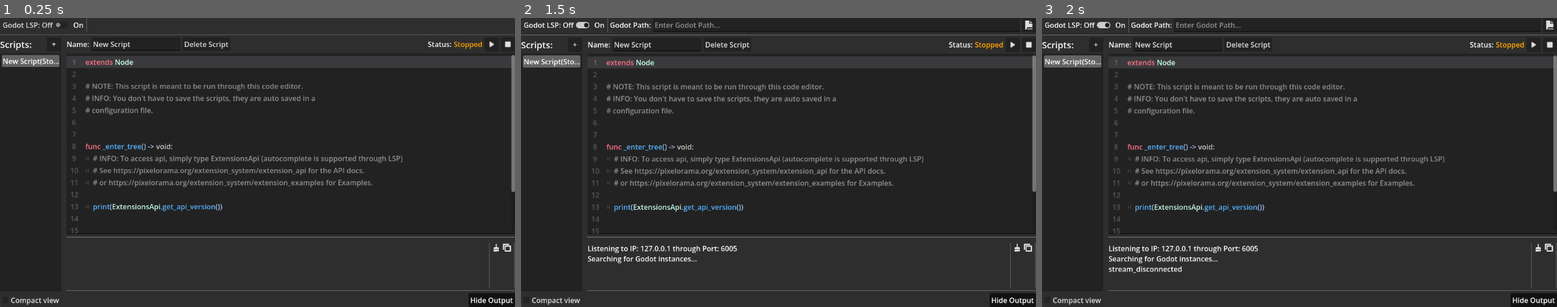
Above: before the commit, frames 1-3 (left to right).
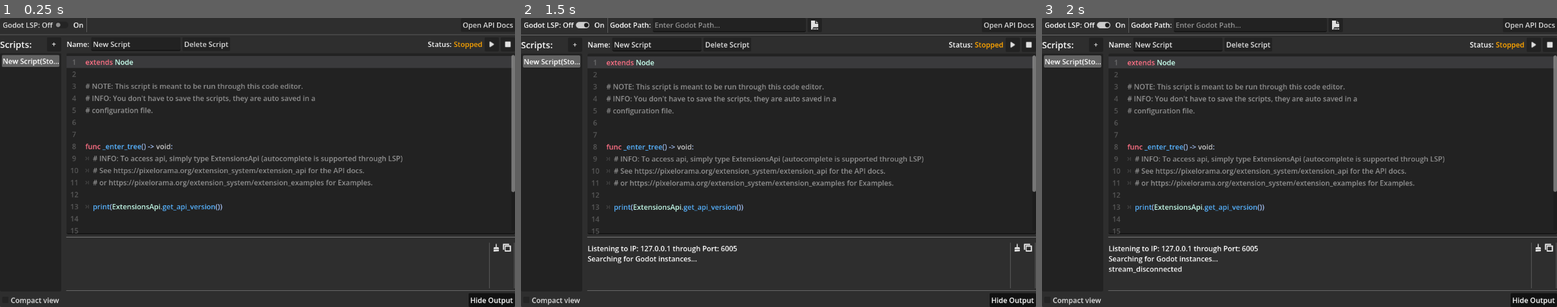
Above: after the commit, the same moments.

Repository: Variable-Interactive/Pixelorame-Ceramic
Game: Godot game, scene res://src/Extensions/Ceramic/CeramicEditor/Ceramic.tscn
Two runs of this game, one before a commit and one after it. Both use one fixed random seed, a clock stepped at 60 frames per second and the inputs below.
Inputs (mouse positions are in pixels of both pictures, inside the frame that each line leads up to):
- Up to frame 1 (0.25 s): no input
- Up to frame 2 (1.5 s): click (1010, 23) at 0.5 s, where only the run after the commit has a clickable "Open API Docs"; click "Godot LSP: Off" at 1.25 s
- Up to frame 3 (2 s): no input

The runs differ from the first frame. In frame 1, less than 0.1% of the frame differs, in the area x 89-100%, y 1-5%; in frame 2, 0.2%, in the area x 55-100%, y 0-5%; in frame 3, 0.2%.

Commit message:
Add a button to link to the docs

Diff:
--- a/src/Extensions/Ceramic/CeramicEditor/Ceramic.gd
+++ b/src/Extensions/Ceramic/CeramicEditor/Ceramic.gd
@@ -601,3 +601,7 @@
 func _on_compact_mode_toggled(toggled_on: bool) -> void:
 	for nodes: Control in get_tree().get_nodes_in_group("HideInCompact"):
 		nodes.visible = not toggled_on
+
+
+func _on_api_help_pressed() -> void:
+	OS.shell_open("https://pixelorama.org/extension_system/extension_api")
--- a/src/Extensions/Ceramic/CeramicEditor/Ceramic.tscn
+++ b/src/Extensions/Ceramic/CeramicEditor/Ceramic.tscn
@@ -69,6 +69,11 @@
 expand_mode = 1
 stretch_mode = 5
 
+[node name="APIHelp" type="Button" parent="VBoxContainer/GodotBar" unique_id=189559236]
+layout_mode = 2
+size_flags_horizontal = 10
+text = "Open API Docs"
+
 [node name="HSeparator" type="HSeparator" parent="VBoxContainer" unique_id=1132037077 groups=["HideInCompact"]]
 layout_mode = 2
 
@@ -290,6 +295,7 @@
 [connection signal="toggled" from="VBoxContainer/GodotBar/LSPEnabled" to="." method="_on_lsp_enabled_toggled"]
 [connection signal="text_changed" from="VBoxContainer/GodotBar/PathContainer/GodotPath" to="." method="_on_godot_path_text_changed"]
 [connection signal="pressed" from="VBoxContainer/GodotBar/PathContainer/FileBrowse" to="." method="_on_file_browse_pressed"]
+[connection signal="pressed" from="VBoxContainer/GodotBar/APIHelp" to="." method="_on_api_help_pressed"]
 [connection signal="pressed" from="VBoxContainer/HSplitContainer/ScriptTabs/HBoxContainer/NewScriptButton" to="." method="_on_new_script_button_pressed"]
 [connection signal="item_selected" from="VBoxContainer/HSplitContainer/ScriptTabs/ScriptList" to="." method="_on_script_list_item_selected"]
 [connection signal="toggled" from="VBoxContainer/HSplitContainer/ScriptTabs/CompactMode" to="." method="_on_compact_mode_toggled"]
